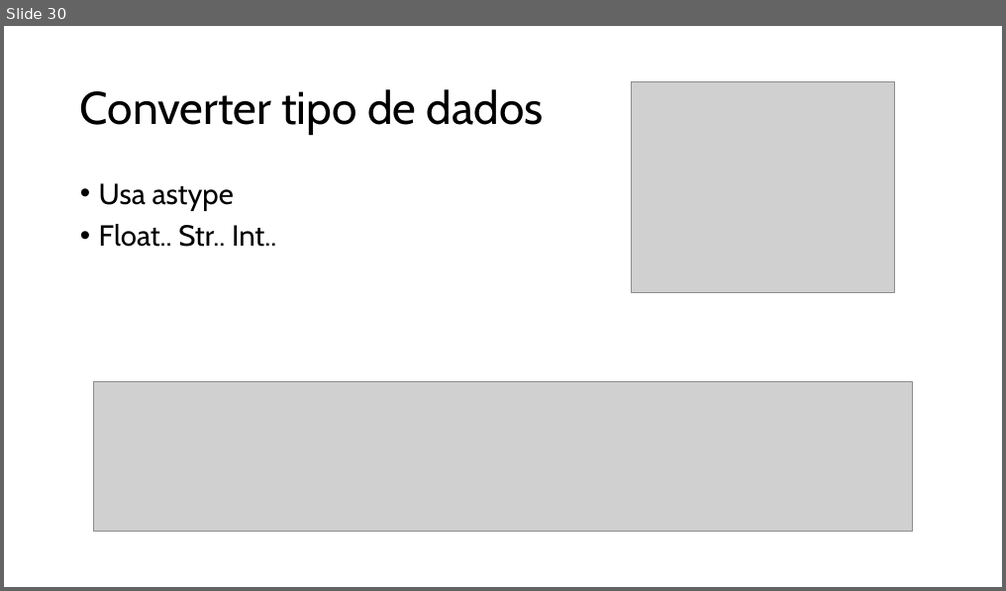
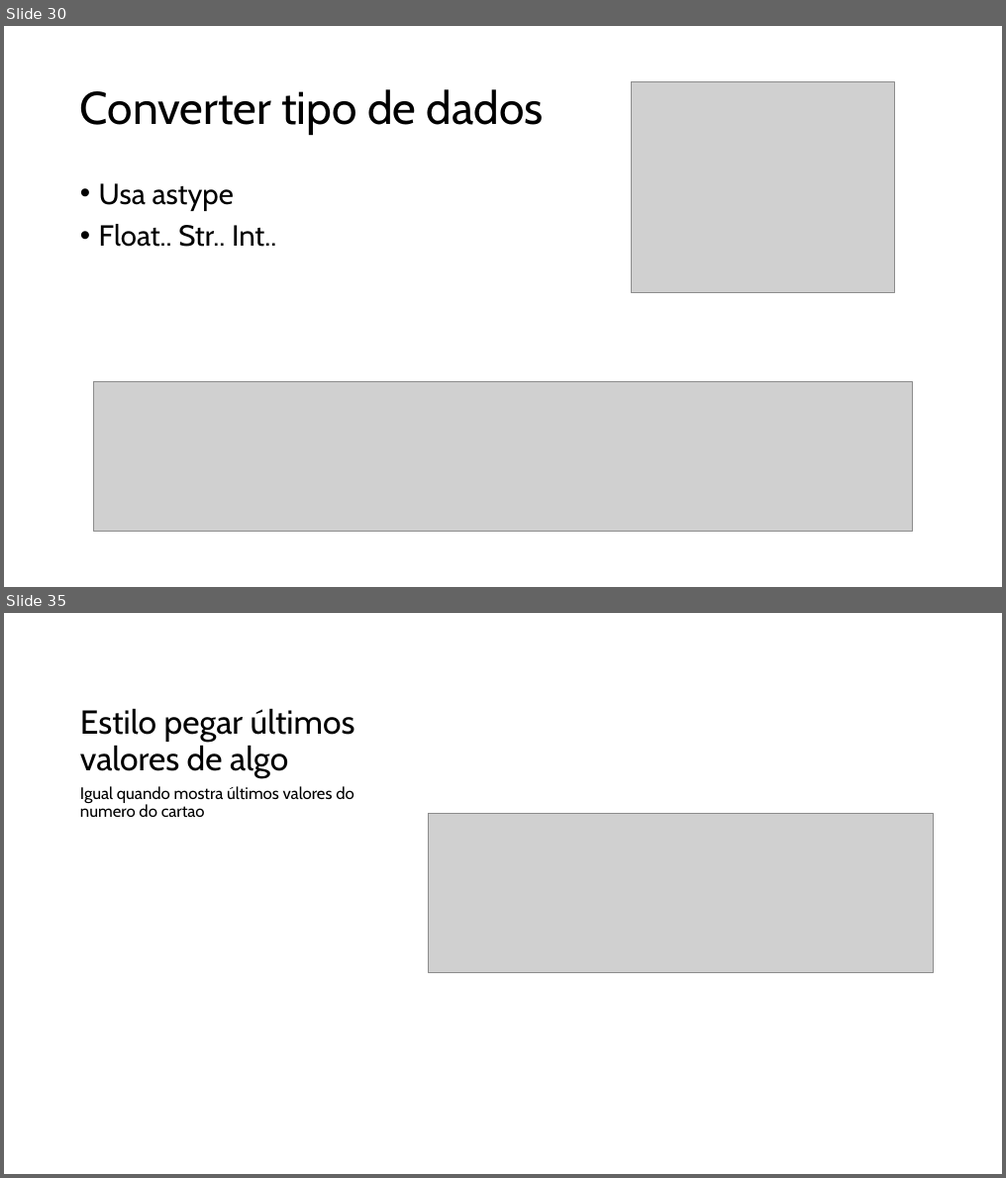
Before and after one commit to augluiz/OlaMundo, a slide deck: python.pptx. Shown one above the other, each under a label of ours: slide 30 before the commit, slides 30 and 35 after it; the slides between them are not shown. The pictures are 1006x591 and 1006x1178 pixels, drawn with LibreOffice and Linux fonts; fonts in the diff are those of the drawing; grey boxes stand for pictures. Boxes give left, top, right and bottom in pixels: in the first picture for what was removed or moved away, otherwise in the second. Text is boxed around its words. In the diff, an @@ line names an element or a change of style, - is before the commit and + after.

```diff
--- a/python.pptx
+++ b/python.pptx
@@ slide 35 added at [4,613,1002,1174], background #FFFFFF @@
@@ title added at [80,708,355,778], 32 pt, text #000000 @@
+Estilo pegar últimos valores de algo
@@ text added at [80,786,354,818], 16 pt, text #000000 @@
+Igual quando mostra últimos valores do numero do cartao
@@ picture added at [429,814,934,972] @@
```
Also in this commit, not shown: 4 other slides added.
